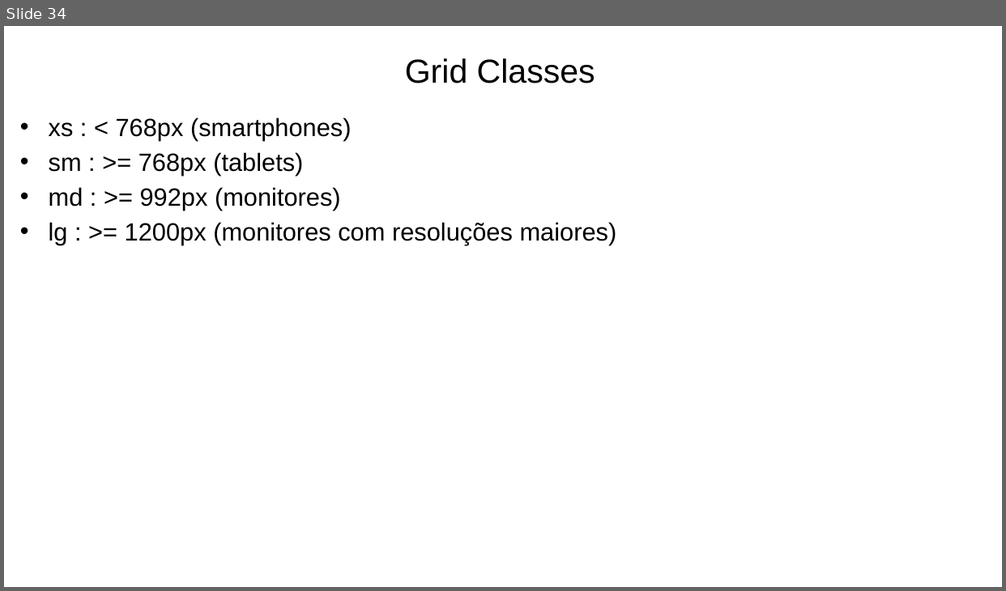
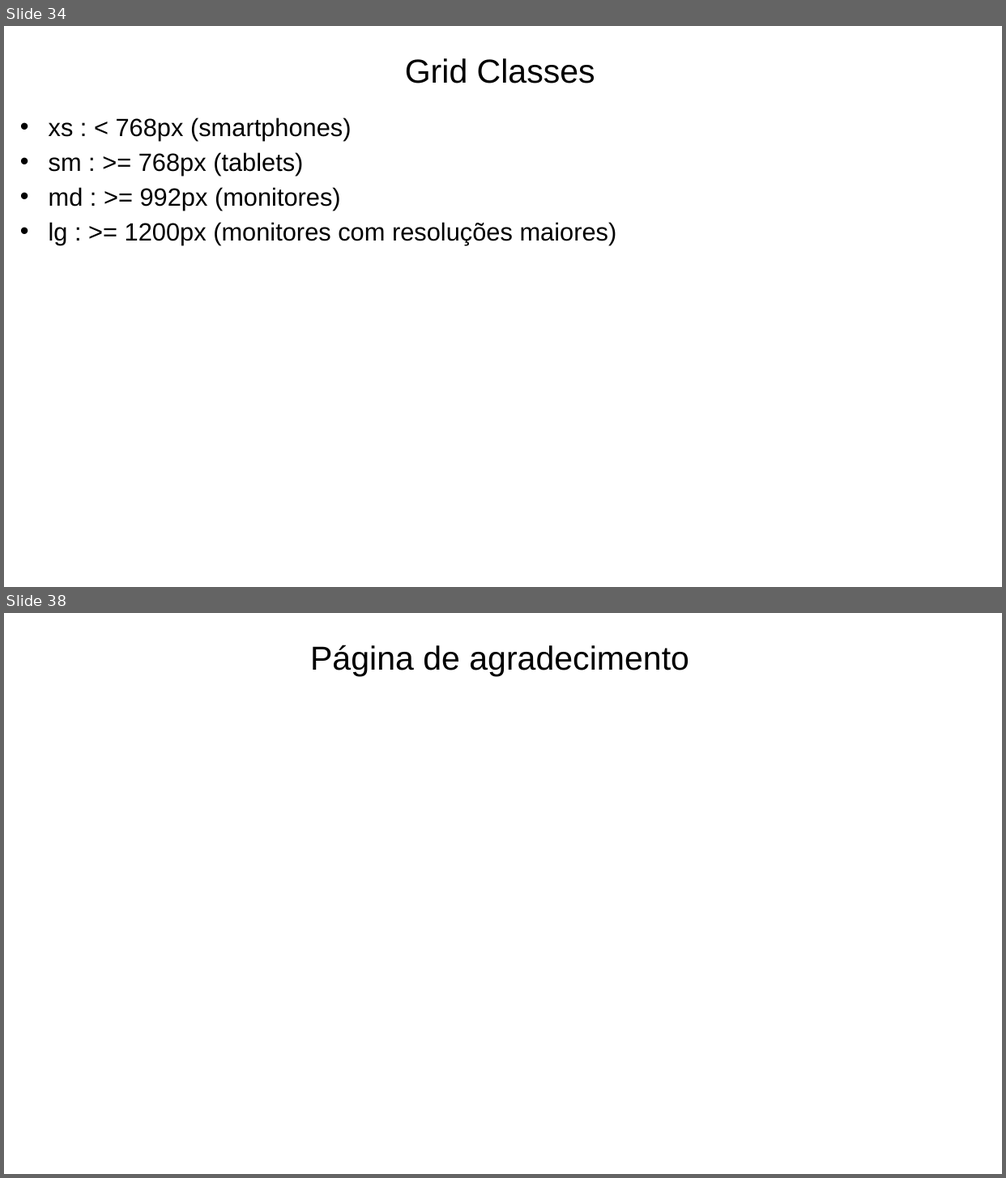
Before and after one commit to prodest/workshop-aspnet-core-mvc, a slide deck: workshop-aspnet-core-mvc.pptx. Shown one above the other, each under a label of ours: slide 34 before the commit, slides 34 and 38 after it; the slides between them are not shown. The pictures are 1006x591 and 1006x1178 pixels, drawn with LibreOffice and Linux fonts; fonts in the diff are those of the drawing; background and template pictures are left out. Boxes give left, top, right and bottom in pixels: in the first picture for what was removed or moved away, otherwise in the second. Text is boxed around its words. In the diff, an @@ line names an element or a change of style, - is before the commit and + after.

```diff
--- a/workshop-aspnet-core-mvc.pptx
+++ b/workshop-aspnet-core-mvc.pptx
@@ slide 38 added at (4, 613, 1002, 1174), background #FFFFFF @@
@@ text added at (310, 645, 689, 676), 32 pt, text #000000 @@
+Página de agradecimento
```
Also in this commit, not shown: 3 slides changed, 3 other slides added.
